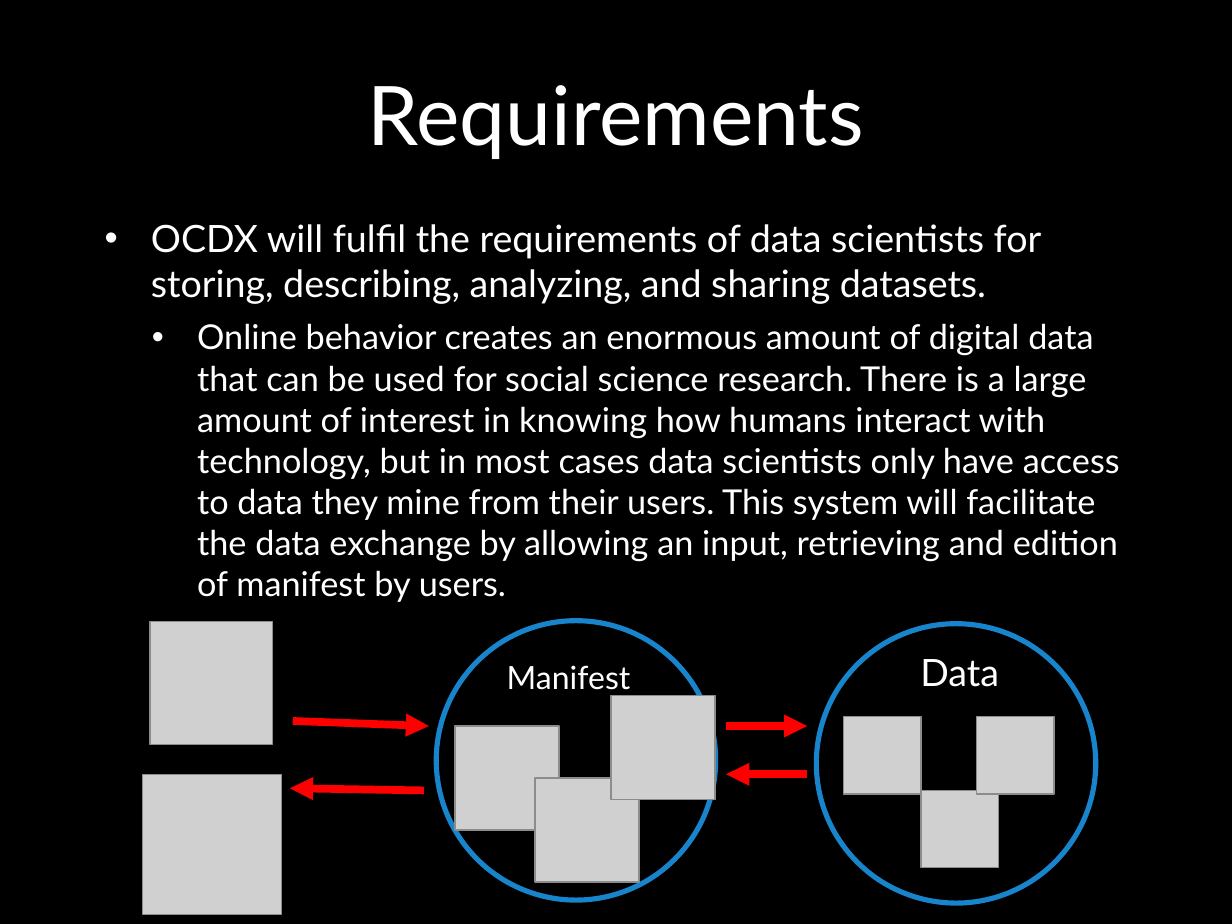
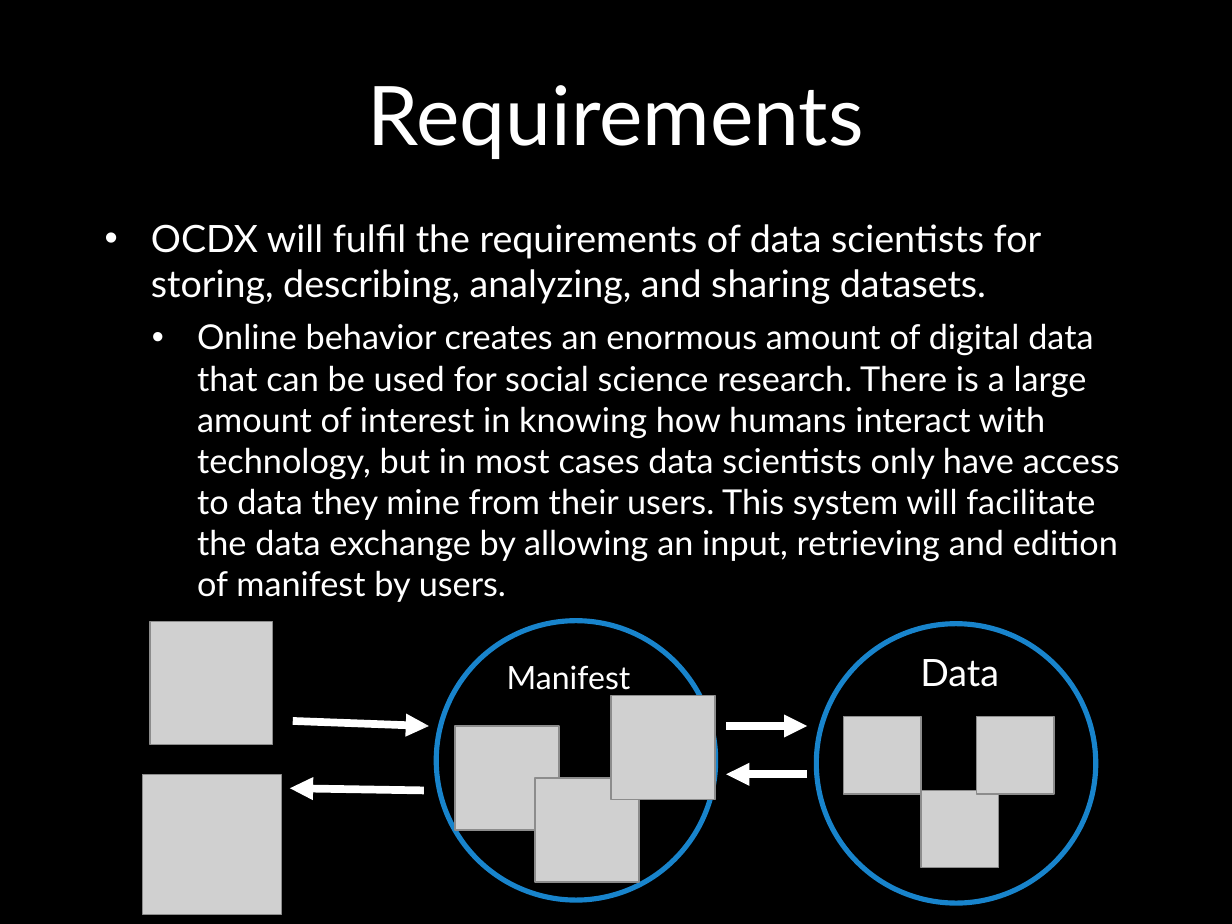
Before and after one commit to holtskinner/CS4320-FinalProject, a slide deck: slide 2 of FinalPresentationTemplate.pptx. Drawn at 1232x924 pixels with LibreOffice and Linux fonts; fonts in the diff are those of the drawing; grey boxes stand for pictures; background and template pictures are left out. Boxes give left, top, right and bottom in pixels: in the first picture for what was removed or moved away, otherwise in the second. Text is boxed around its words. In the diff, an @@ line names an element or a change of style, - is before the commit and + after.

```diff
--- a/FinalPresentationTemplate.pptx
+++ b/FinalPresentationTemplate.pptx
@@ arrow (293, 721) - (429, 726): stroke #FF0000 4.5 pt to #FFFFFF 4.5 pt @@
@@ arrow (726, 726) - (807, 726): stroke #FF0000 4.5 pt to #FFFFFF 4.5 pt @@
@@ arrow (807, 774) - (726, 774): stroke #FF0000 4.5 pt to #FFFFFF 4.5 pt @@
@@ arrow (424, 791) - (290, 788): stroke #FF0000 4.5 pt to #FFFFFF 4.5 pt @@
```
Also in this commit, not shown: 5 other slides changed, 1 slide added.
